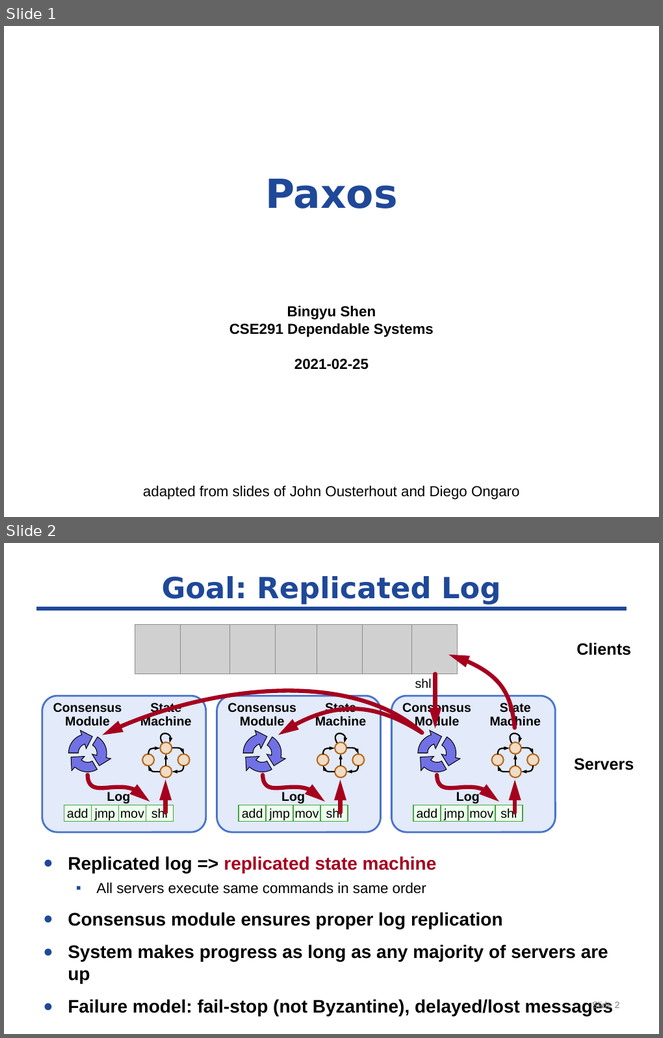
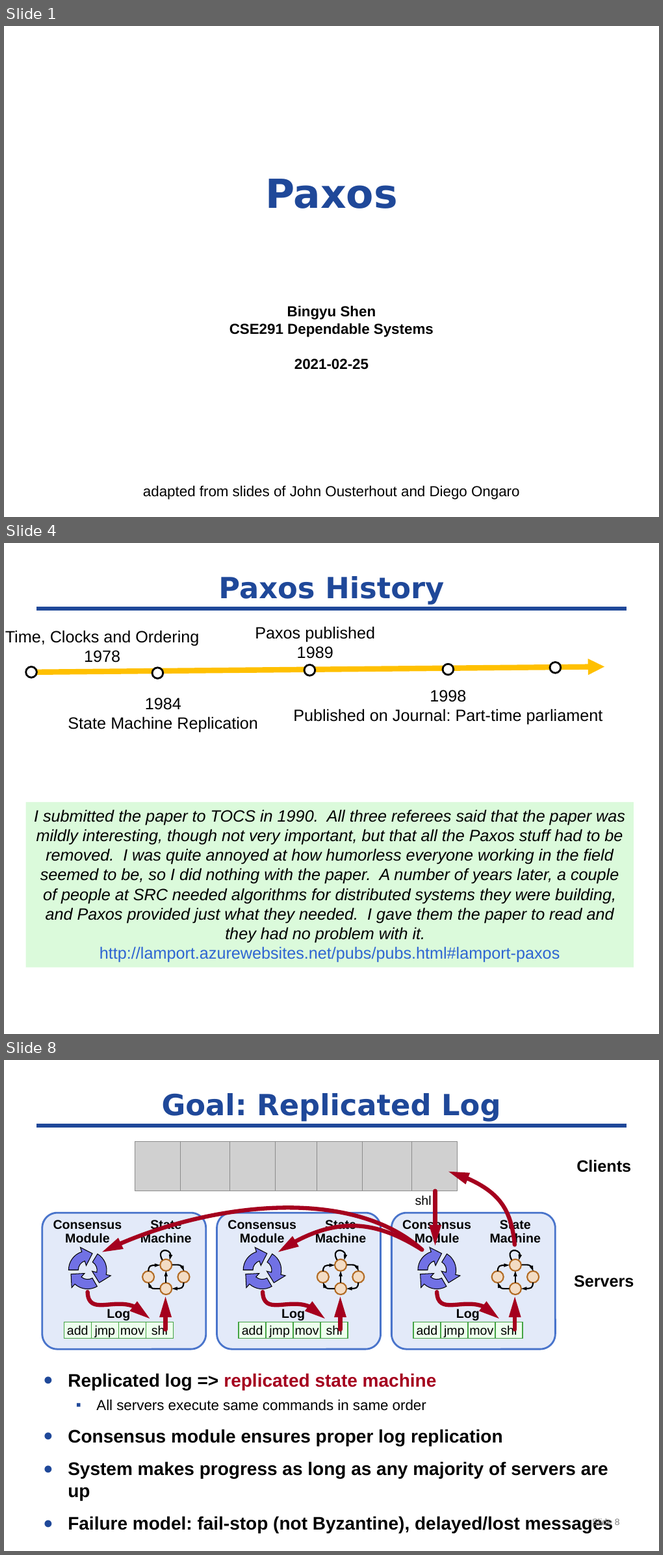
Before and after one commit to byshen/cse291_dependable_system, a slide deck: paxos/paxos-291.pptx. Shown one above the other, each under a label of ours: slides 1 and 2 before the commit, slides 1, 4 and 8 after it; the slides between them are not shown. The pictures are 663x1038 and 663x1555 pixels, drawn with LibreOffice and Linux fonts; fonts in the diff are those of the drawing; grey boxes stand for pictures. Boxes give left, top, right and bottom in pixels: in the first picture for what was removed or moved away, otherwise in the second. Text is boxed around its words. In the diff, an @@ line names an element or a change of style, - is before the commit and + after.

```diff
--- a/paxos/paxos-291.pptx
+++ b/paxos/paxos-291.pptx
@@ slide 4 added at bbox=[4, 543, 659, 1034], background #FFFFFF; not listed: 1 template element that a slide beside it also shows @@
@@ title added at bbox=[218, 576, 444, 605], 32 pt, text #1F4899, bold @@
+Paxos History
@@ text added at bbox=[5, 630, 199, 663], 18 pt, text #000000 @@
+Time, Clocks and Ordering
+1978
@@ text added at bbox=[255, 626, 375, 659], 18 pt, text #000000 @@
+Paxos published
+1989
@@ ellipse added at bbox=[25, 667, 36, 678], fill #FFFFFF, outline #000000 2 pt @@
@@ arrow added from (36, 672) to (605, 667), #FFC000 6 pt @@
@@ ellipse added at bbox=[152, 668, 163, 679], fill #FFFFFF, outline #000000 2 pt @@
@@ ellipse added at bbox=[304, 665, 315, 676], fill #FFFFFF, outline #000000 2 pt @@
@@ ellipse added at bbox=[443, 664, 454, 676], fill #FFFFFF, outline #000000 2 pt @@
@@ ellipse added at bbox=[550, 662, 561, 674], fill #FFFFFF, outline #000000 2 pt @@
@@ text added at bbox=[68, 698, 258, 733], 18 pt, text #000000 @@
+1984
+State Machine Replication
@@ text added at bbox=[293, 690, 603, 725], 18 pt, text #000000 @@
+1998
+Published on Journal: Part-time parliament
@@ rectangle added at bbox=[25, 802, 634, 967], fill #DBFADB, 18 pt, text #000000, italic @@
+I submitted the paper to TOCS in 1990. All three referees said that the paper was mildly interesting, though not very important, but that all the Paxos stuff had to be removed. I was quite annoyed at how humorless everyone working in the field seemed to be, so I did nothing with the paper. A number of years later, a couple of people at SRC needed algorithms for distributed systems they were building, and Paxos provided just what they needed. I gave them the paper to read and they had no problem with it.
+http://lamport.azurewebsites.net/pubs/pubs.html#lamport-paxos
@@ what was slide 2 is now slide 8 @@
@@ page number at bbox=[592, 1518, 620, 1528]: text changed @@
-Slide 2
+Slide 8
```
Also in this commit, not shown: 3 slides changed, 6 other slides added, 3 other files.
